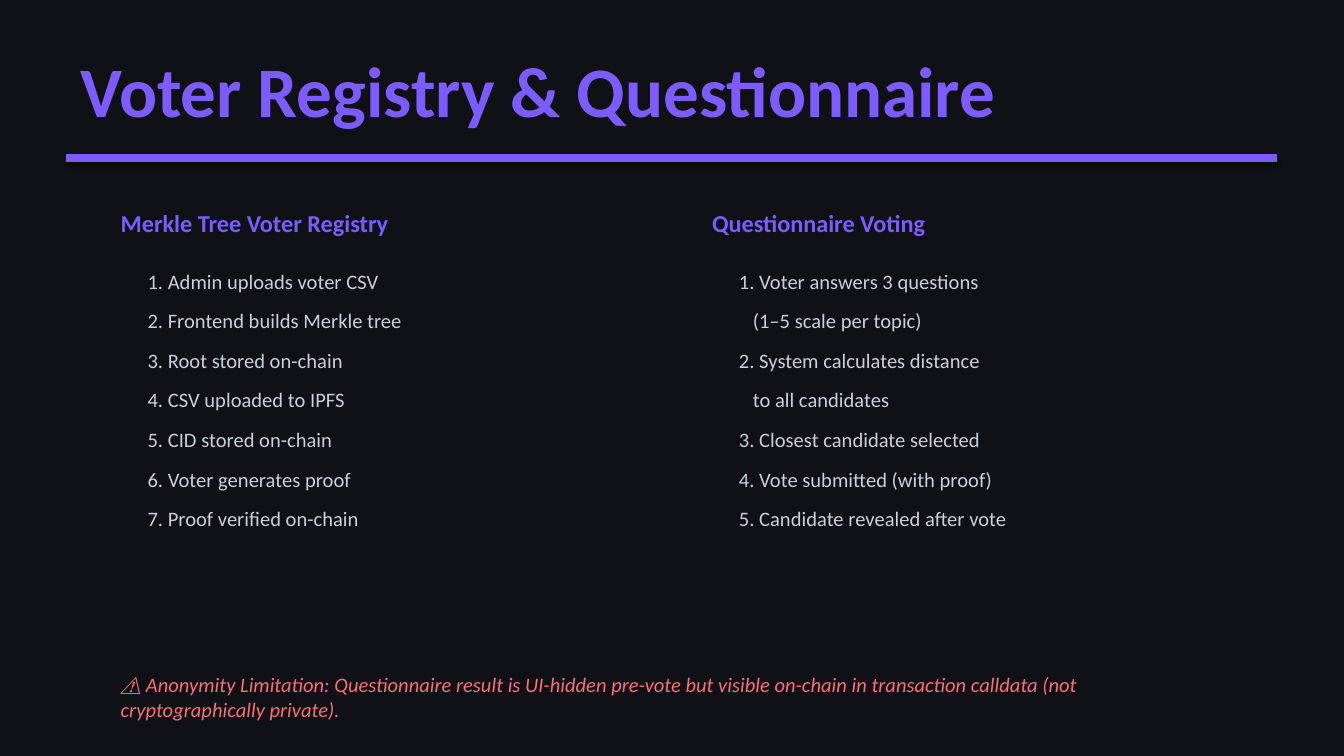
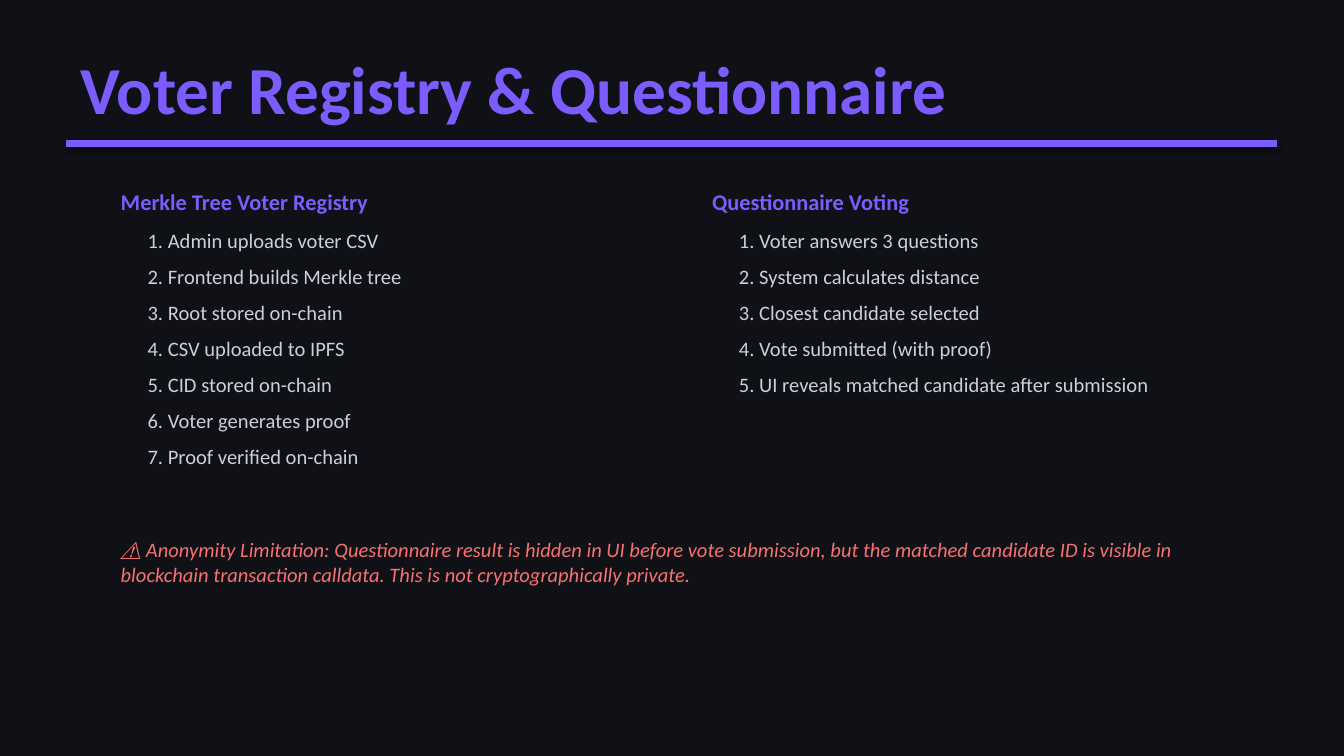
Before and after one commit to Shai-Shargal/blockchain-election-dapp, a slide deck: slide 6 of BlockVote_Presentation.pptx. Drawn at 1344x756 pixels with LibreOffice and Linux fonts; fonts in the diff are those of the drawing. Boxes give left, top, right and bottom in pixels: in the first picture for what was removed or moved away, otherwise in the second. Text is boxed around its words. In the diff, an @@ line names an element or a change of style, - is before the commit and + after.

Commit message:
feat: add presentation revision summary for BlockVote DApp

```diff
--- a/BlockVote_Presentation.pptx
+++ b/BlockVote_Presentation.pptx
@@ text "Voter Registry & Questionnaire" at [80,66,946,126]: size 38 to 36 pt @@
@@ rectangle: place and size @@
-rectangle at [67,155,1277,161]
+rectangle at [67,141,1277,146]
@@ text "Merkle Tree Voter Registry": place and size @@
-text "Merkle Tree Voter Registry" at [121,215,388,236]
+text "Merkle Tree Voter Registry" at [121,194,368,214]
@@ text "Merkle Tree Voter Registry" at [121,194,368,214]: size 13 to 12 pt @@
@@ text "Questionnaire Voting" at [712,194,909,214]: size 13 to 12 pt @@
@@ text "Questionnaire Voting": place and size @@
-text "Questionnaire Voting" at [712,215,925,236]
+text "Questionnaire Voting" at [712,194,909,214]
@@ text "1. Admin uploads voter CSV": place and size @@
-text "1. Admin uploads voter CSV" at [148,274,401,526]
+text "1. Admin uploads voter CSV" at [148,233,401,464]
@@ text "1. Admin uploads voter CSV" at [148,233,401,464]: less space between paragraphs @@
@@ text "1. Voter answers 3 questions": place and size @@
-text "1. Voter answers 3 questions" at [739,275,1006,526]
+text "1. Voter answers 3 questions" at [739,234,1148,392]
@@ text at [739,234,992,360]: less space between paragraphs @@
@@ text at [753,313,922,332]: paragraph removed @@
-(1–5 scale per topic)
@@ text at [739,377,1148,392]: text changed @@
-5. Candidate revealed after vote
+5. UI reveals matched candidate after submission
@@ text at [753,392,889,407]: paragraph removed @@
-to all candidates
@@ text at [121,542,1171,586]: text changed @@
-⚠️ Anonymity Limitation: Questionnaire result is UI-hidden pre-vote but visible on-chain in transaction calldata (not cryptographically private).
+⚠️ Anonymity Limitation: Questionnaire result is hidden in UI before vote submission, but the matched candidate ID is visible in blockchain transaction calldata. This is not cryptographically private.
```
Also in this commit, not shown: 4 other slides changed, 2 slides added, 2 slides removed, 1 other file.
